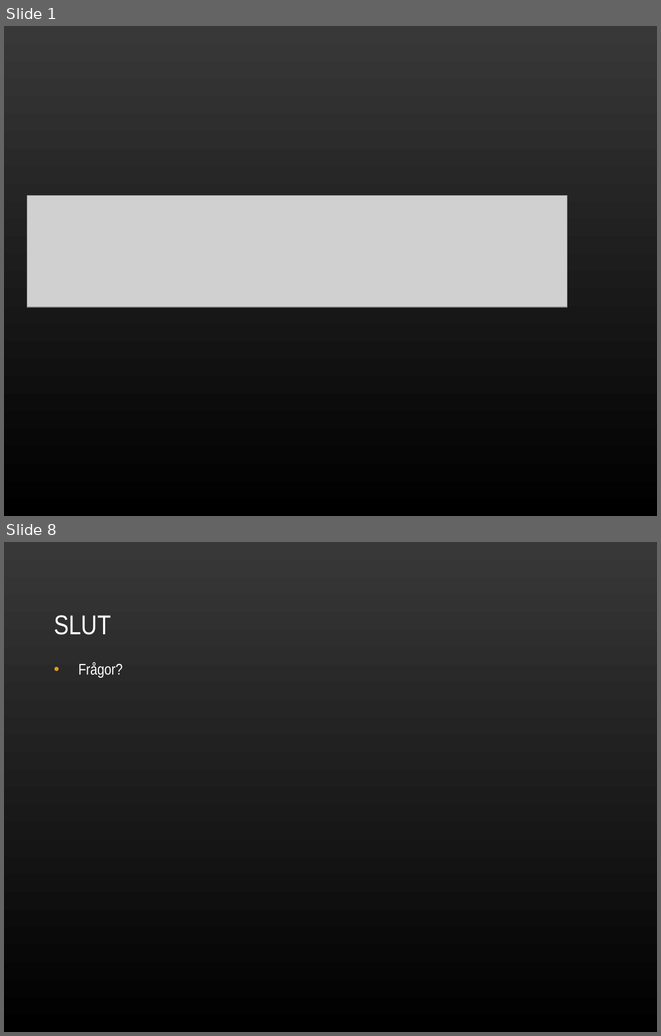
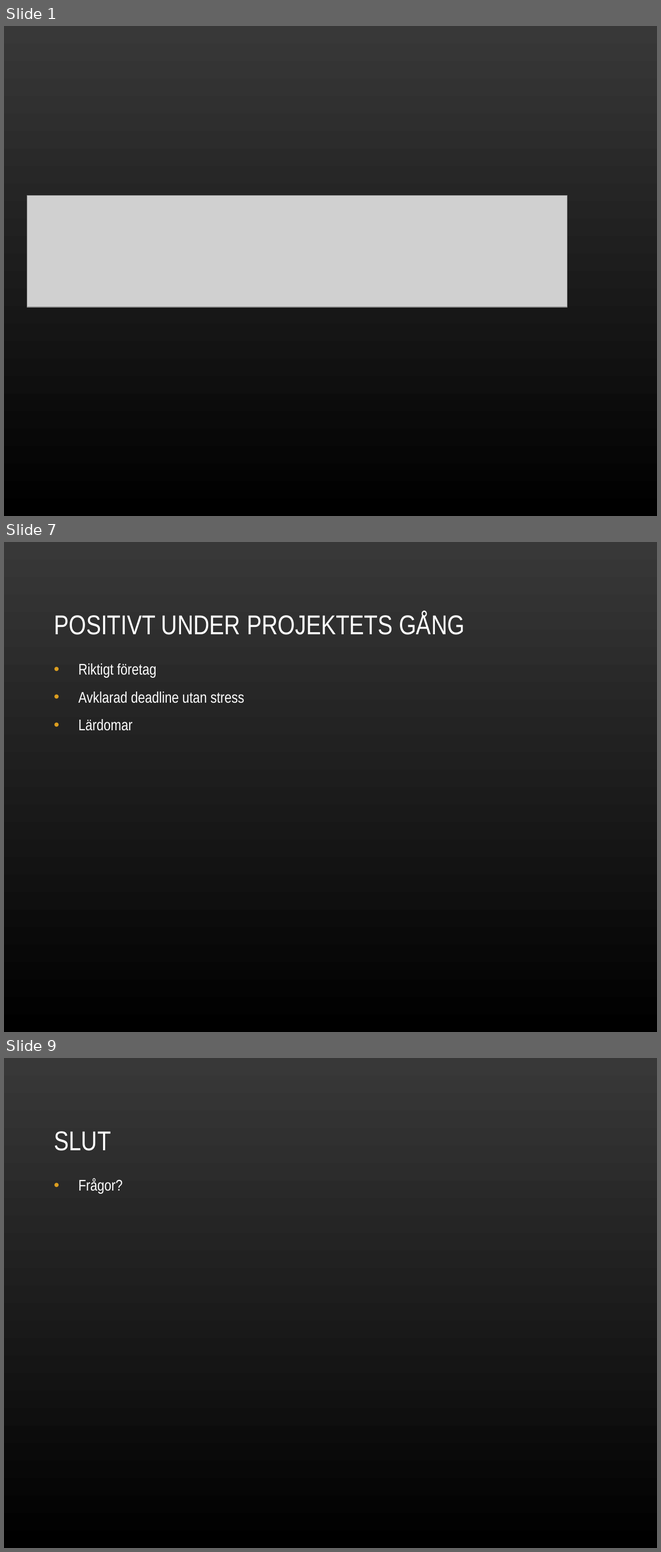
Before and after one commit to nbt11nsn/mobow, a slide deck: dokument/Mobow-slutpresentation.ppt. Shown one above the other, each under a label of ours: slides 1 and 8 before the commit, slides 1, 7 and 9 after it; the slides between them are not shown. The pictures are 661x1036 and 661x1552 pixels, drawn with LibreOffice and Linux fonts; fonts in the diff are those of the drawing; grey boxes stand for pictures; background and template pictures are left out. Boxes give left, top, right and bottom in pixels: in the first picture for what was removed or moved away, otherwise in the second. Text is boxed around its words. In the diff, an @@ line names an element or a change of style, - is before the commit and + after.

```diff
--- a/dokument/Mobow-slutpresentation.ppt
+++ b/dokument/Mobow-slutpresentation.ppt
@@ slide 7 added at <box>4,542,657,1032</box>, background picture (left out) @@
@@ title added at <box>54,612,465,635</box>, 30 pt, text #FFFFFF @@
+POSITIVT UNDER PROJEKTETS GÅNG
@@ text added at <box>78,663,245,731</box>, 17 pt, text #FFFFFF @@
+• Riktigt företag
+• Avklarad deadline utan stress
+• Lärdomar
@@ what was slide 8 is now slide 9 @@
```
Also in this commit, not shown: 1 slide changed, 5 other slides added, 5 slides removed.
